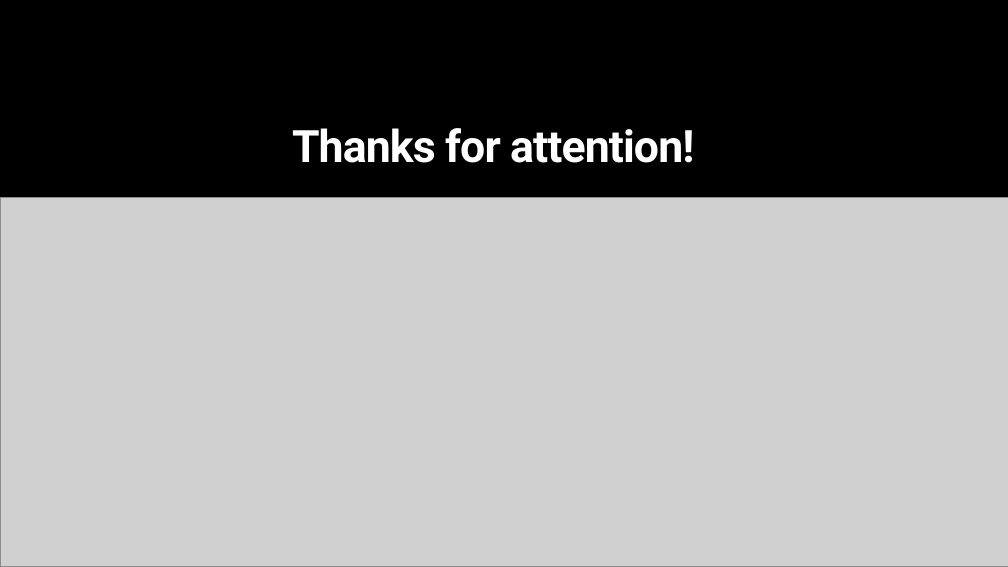
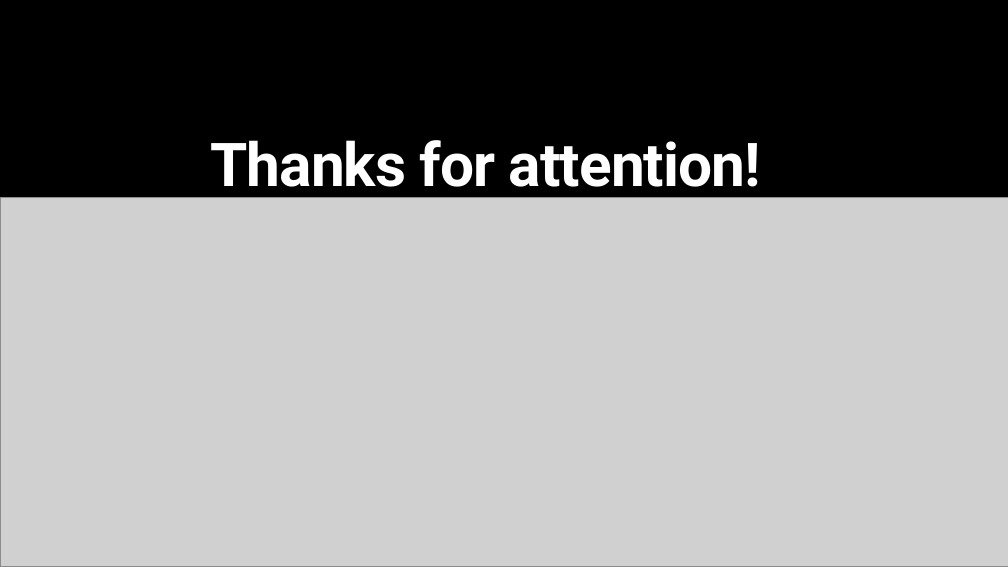
Before and after one commit to Lukasye/ds_project_ws2223_group3, a slide deck: slide 10 of Fina lReport/auction_pres.pptx (slide 9 before the commit). Drawn at 1008x567 pixels with LibreOffice and Linux fonts; fonts in the diff are those of the drawing; grey boxes stand for pictures. Boxes give left, top, right and bottom in pixels: in the first picture for what was removed or moved away, otherwise in the second. Text is boxed around its words. In the diff, an @@ line names an element or a change of style, - is before the commit and + after.

```diff
--- a/Fina lReport/auction_pres.pptx
+++ b/Fina lReport/auction_pres.pptx
@@ text "Thanks for attention!": place and size @@
-text "Thanks for attention!" at [292,128,694,163]
+text "Thanks for attention!" at [210,140,761,202]
@@ text "Thanks for attention!" at [210,140,761,202]: size 85 to 115 pt @@
```
Also in this commit, not shown: 7 other slides changed, 2 slides added, 1 slide removed, 4 other files.
